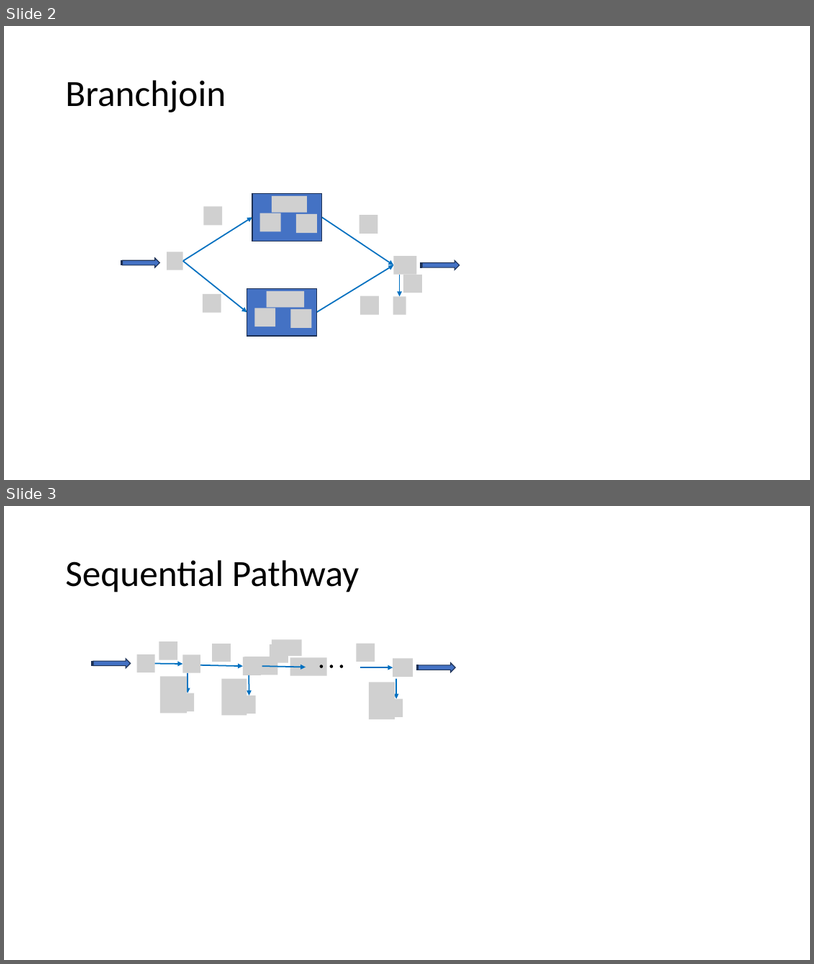
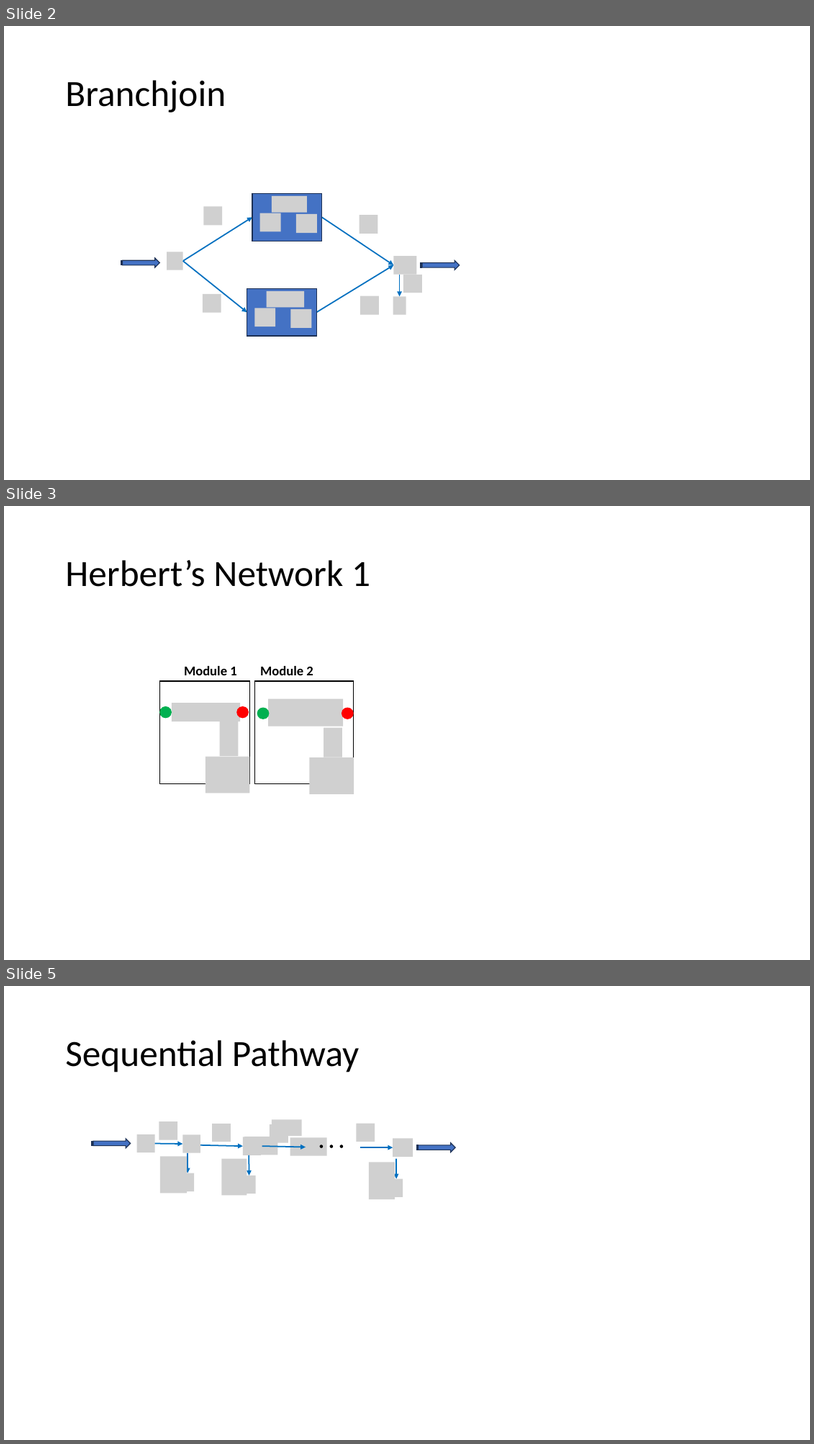
Before and after one commit to joseph-hellerstein/linear_reaction_networks, a slide deck: docs/figures.pptx. Shown one above the other, each under a label of ours: slides 2 and 3 before the commit, slides 2, 3 and 5 after it; the slides between them are not shown. The pictures are 814x964 and 814x1444 pixels, drawn with LibreOffice and Linux fonts; fonts in the diff are those of the drawing; grey boxes stand for pictures. Boxes give left, top, right and bottom in pixels: in the first picture for what was removed or moved away, otherwise in the second. Text is boxed around its words. In the diff, an @@ line names an element or a change of style, - is before the commit and + after.

Commit message:
Generating networks and their symbolic matrices

```diff
--- a/docs/figures.pptx
+++ b/docs/figures.pptx
@@ slide 3 added at (x1=4, y1=506, x2=810, y2=960), background #FFFFFF @@
@@ title added at (x1=65, y1=560, x2=370, y2=587), 44 pt, text #000000 @@
+Herbert’s Network 1
@@ text added at (x1=184, y1=666, x2=237, y2=675), 16 pt, text #000000, bold @@
+Module 1
@@ text added at (x1=260, y1=666, x2=313, y2=675), 16 pt, text #000000, bold @@
+Module 2
@@ rectangle added at (x1=160, y1=681, x2=250, y2=784), outline #000000 1 pt @@
@@ rectangle added at (x1=255, y1=681, x2=354, y2=784), outline #000000 1 pt @@
@@ picture added at (x1=268, y1=699, x2=343, y2=726) @@
@@ ellipse added at (x1=160, y1=706, x2=172, y2=718), fill #00B050 @@
@@ picture added at (x1=172, y1=703, x2=240, y2=721) @@
@@ picture added at (x1=219, y1=720, x2=238, y2=756) @@
@@ ellipse added at (x1=237, y1=706, x2=249, y2=718), fill #FF0000 @@
@@ ellipse added at (x1=257, y1=708, x2=270, y2=720), fill #00B050 @@
@@ ellipse added at (x1=342, y1=708, x2=354, y2=720), fill #FF0000 @@
@@ picture added at (x1=324, y1=728, x2=343, y2=757) @@
@@ picture added at (x1=206, y1=757, x2=250, y2=793) @@
@@ picture added at (x1=309, y1=757, x2=354, y2=794) @@
@@ what was slide 3 is now slide 5 @@
```
Also in this commit, not shown: 1 other slide added, 4 other files.
